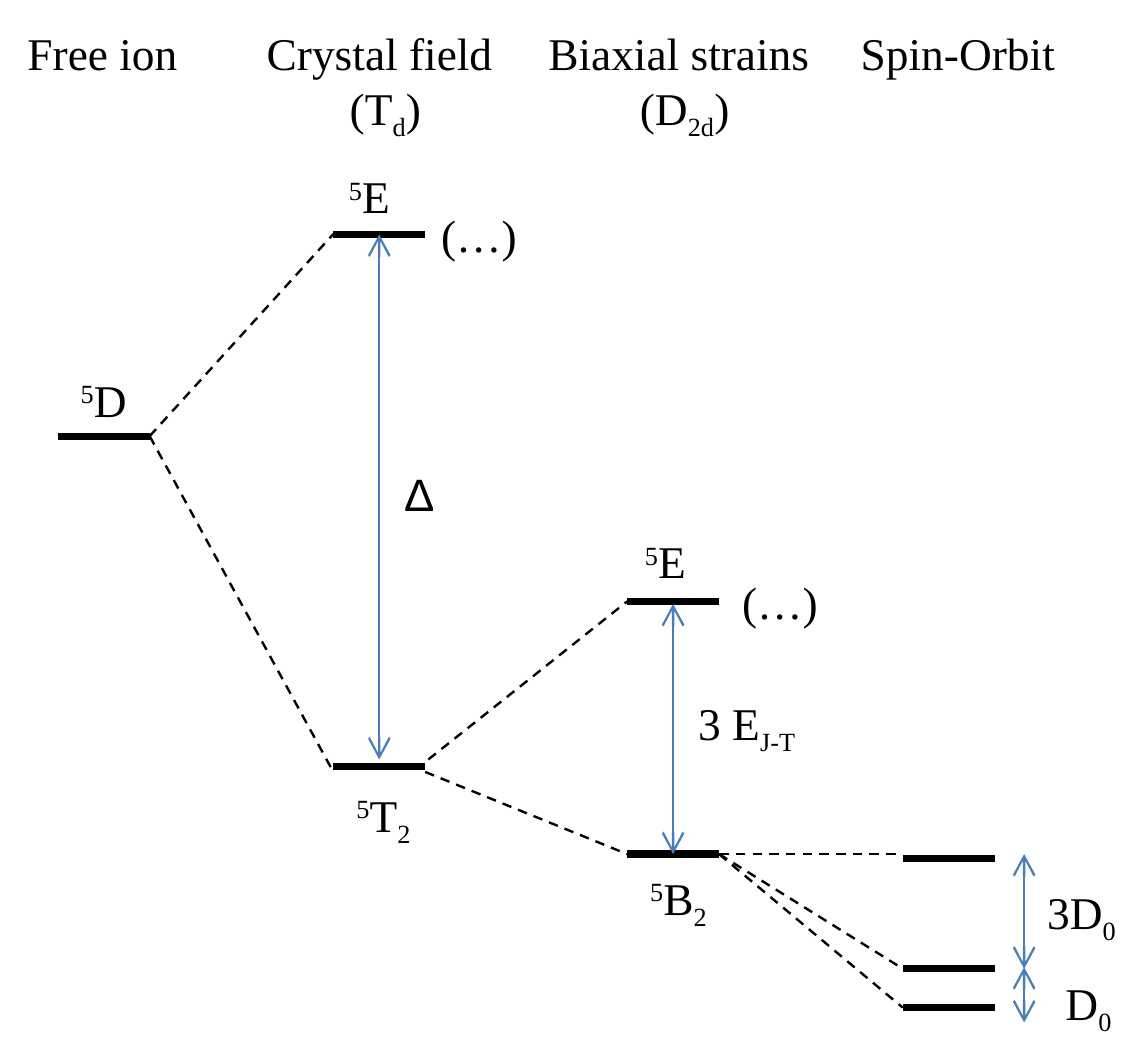
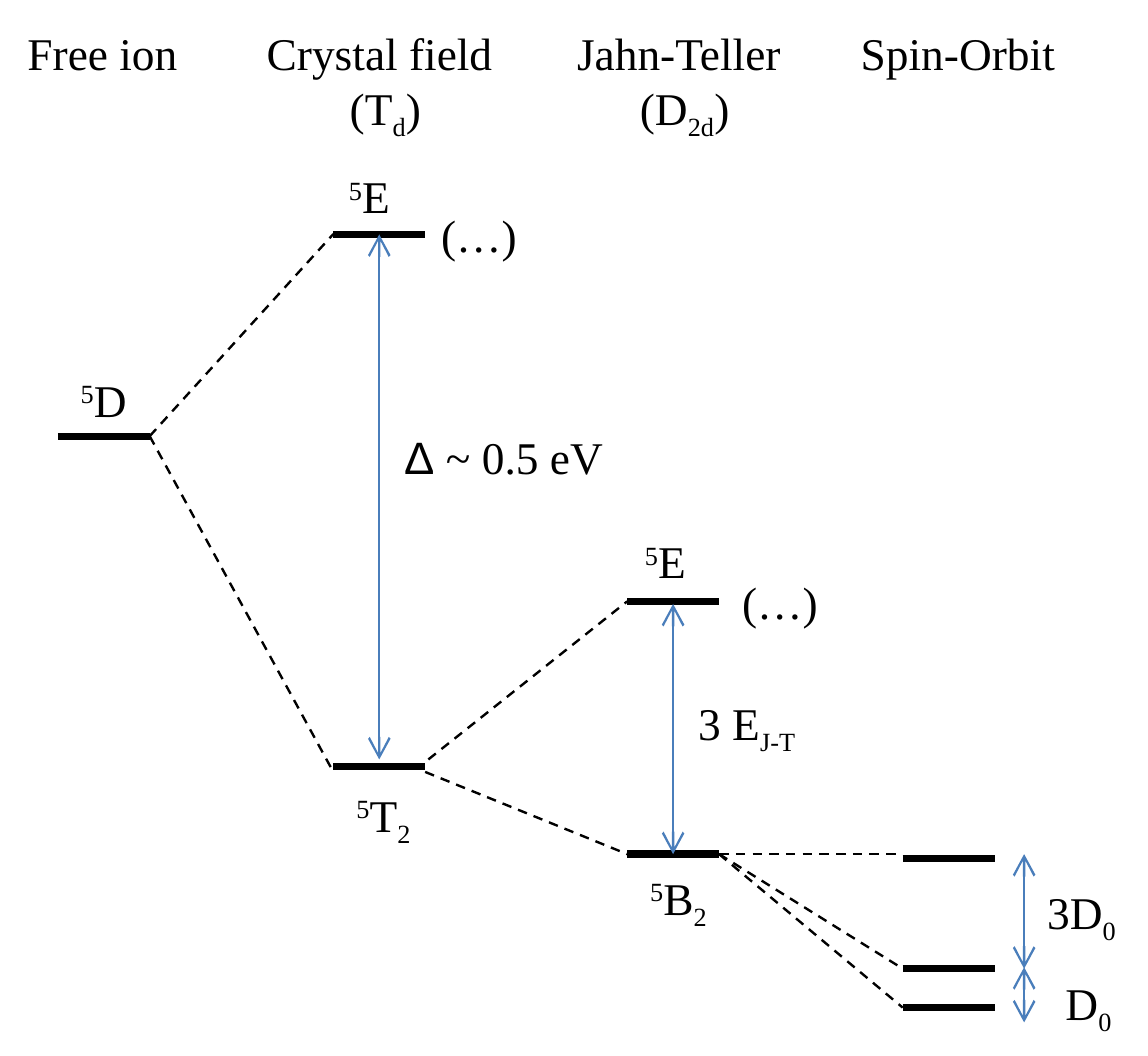
Before and after one commit to audreyazura/PhDThesis, a slide deck: slide 1 of 01-QD/Pictures/CrinIIVI.pptx. Drawn at 1148x1056 pixels with LibreOffice and Linux fonts; fonts in the diff are those of the drawing. Boxes give left, top, right and bottom in pixels: in the first picture for what was removed or moved away, otherwise in the second. Text is boxed around its words. In the diff, an @@ line names an element or a change of style, - is before the commit and + after.

```diff
--- a/01-QD/Pictures/CrinIIVI.pptx
+++ b/01-QD/Pictures/CrinIIVI.pptx
@@ text "Jahn-Teller": place and size @@
-text "Jahn-Teller" at (548,38,809,71)
+text "Jahn-Teller" at (577,38,780,71)
@@ text at (577,38,780,71): text changed @@
-Biaxial strains
+Jahn-Teller
@@ text at (404,442,603,475): text changed; font Arial to Times New Roman @@
-Δ
+Δ ~ 0.5 eV
```
Also in this commit, not shown: 11 other files.
